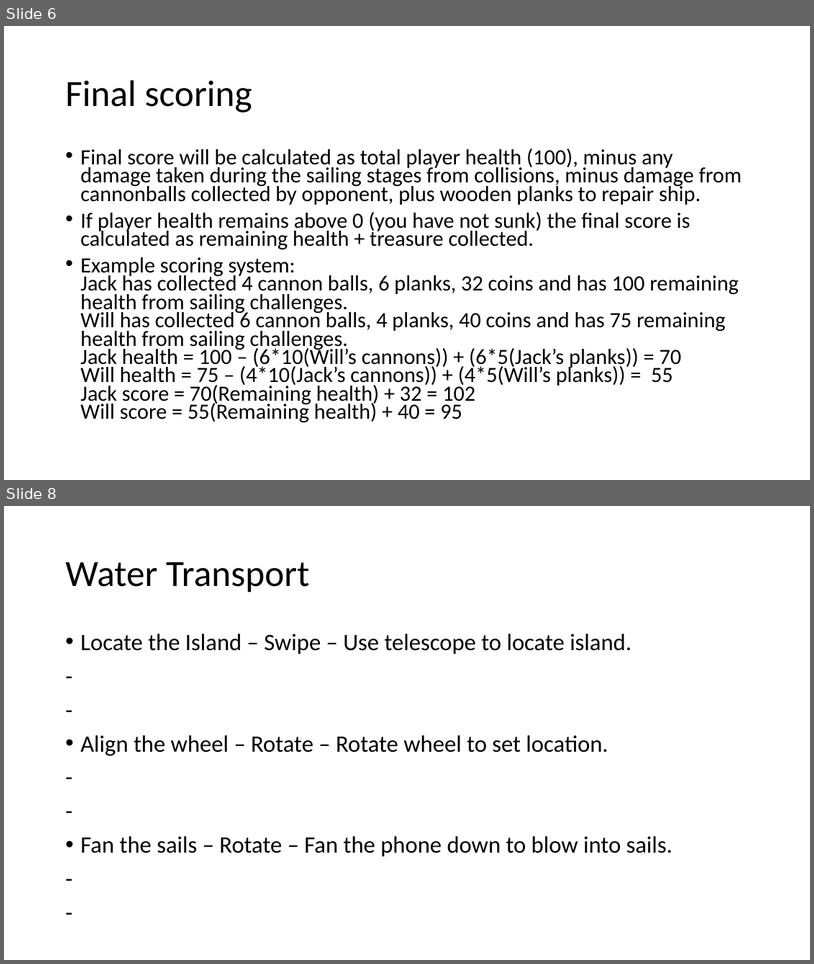
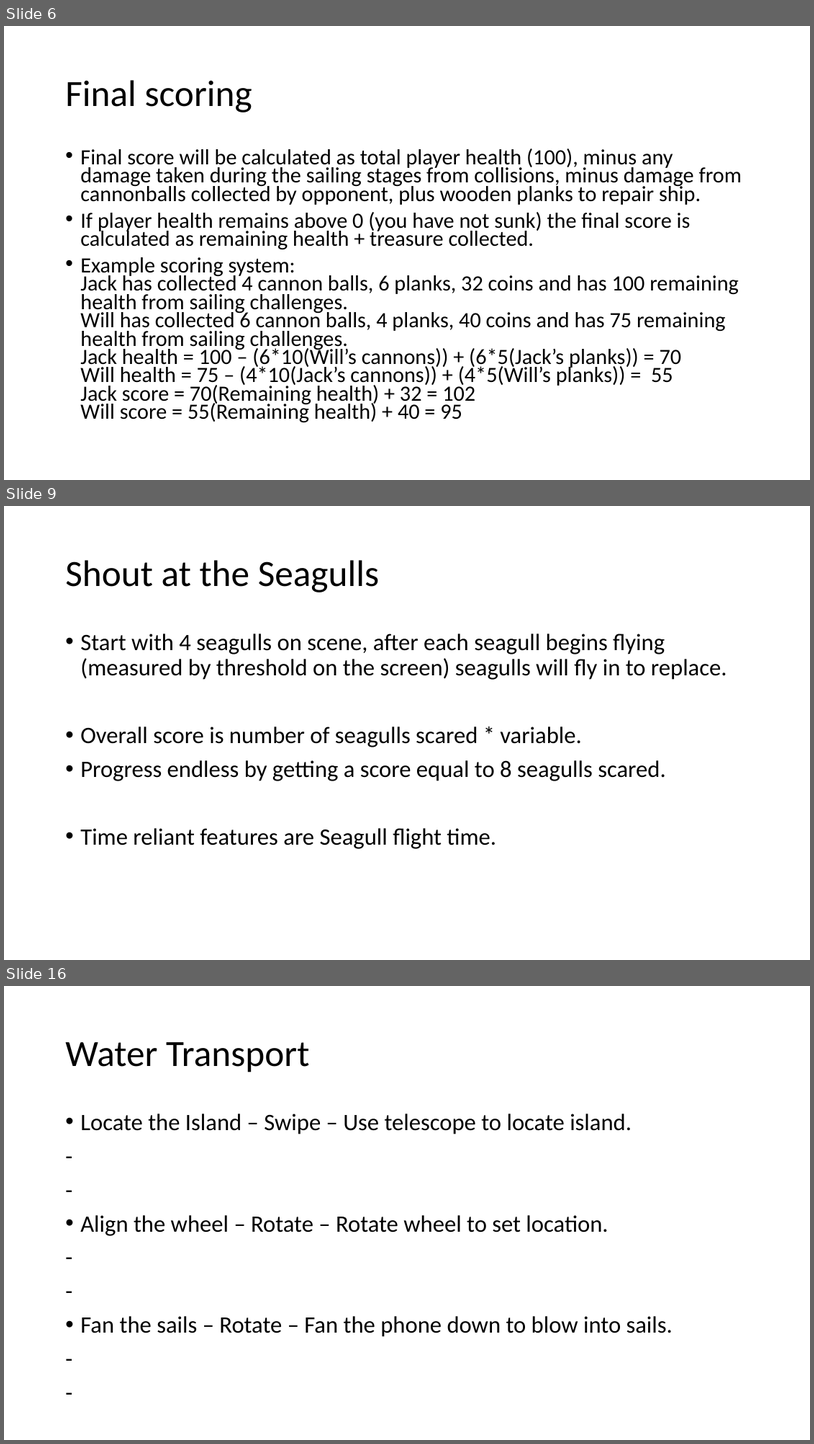
Before and after one commit to Mr-Turtle12/Mobile-Pirate-Game, a slide deck: Pirate game.pptx. Shown one above the other, each under a label of ours: slides 6 and 8 before the commit, slides 6, 9 and 16 after it; the slides between them are not shown. The pictures are 814x964 and 814x1444 pixels, drawn with LibreOffice and Linux fonts; fonts in the diff are those of the drawing. Boxes give left, top, right and bottom in pixels: in the first picture for what was removed or moved away, otherwise in the second. Text is boxed around its words. In the diff, an @@ line names an element or a change of style, - is before the commit and + after.

```diff
--- a/Pirate game.pptx
+++ b/Pirate game.pptx
@@ slide 9 added at [4,506,810,960], background #FFFFFF @@
@@ title added at [65,560,379,592], 44 pt, text #000000 @@
+Shout at the Seagulls
@@ text added at [80,633,728,849], 28 pt, text #000000 @@
+• Start with 4 seagulls on scene, after each seagull begins flying (measured by threshold on the screen) seagulls will fly in to replace.
+• Overall score is number of seagulls scared * variable.
+• Progress endless by getting a score equal to 8 seagulls scared.
+• Time reliant features are Seagull flight time.
@@ what was slide 8 is now slide 16 @@
```
Also in this commit, not shown: 1 slide changed, 7 other slides added.
